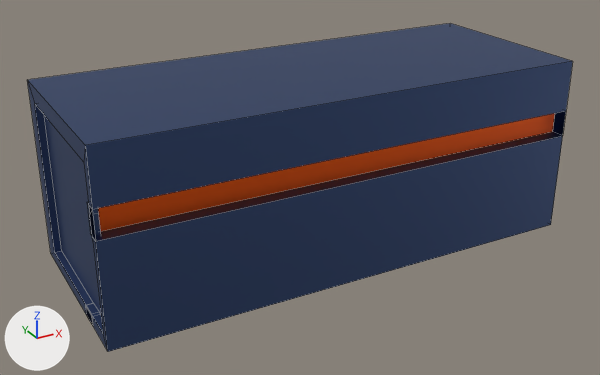
Two versions of the FBX model Stock Rising/Assets/Objects/Miniatures/6.fbx, one commit apart.
Rendered twice from a camera (50 mm lens) standing at (-69.1, -43.6, 22.1) and looking at (-44.8, 0.6, 0.0). Every picture has the same lights, and +X, +Y and +Z are marked at lower left. Mesh edges are drawn as thin lines. Where no turn or scale is listed for an object, it has been applied to the vertices.

The older version as bpy lines, for what is in view:
```python
mat_material = principled_material('Material')
mat_material.base_color = (0.0648, 0.107, 0.242)  # blue #485c87
mat_material.metallic = 0.949
me_cube_010 = bpy.data.meshes.new('Cube.010')
me_cube_010.from_pydata(...)  # 48 vertices, 34 faces; spans x -31.6..0.8, y 0.0..12.8, z -5.9..6.1
# faces by material slot: [32, 2]
me_cube_010.materials.append(mat_material)  # blue #485c87
me_cube_010.materials.append(mat_material_003)  # orange #ff671d
ob_cube_002 = bpy.data.objects.new('Cube.002', me_cube_010)
ob_cube_002.location = (-28.46, -5.46, 1.69)
```
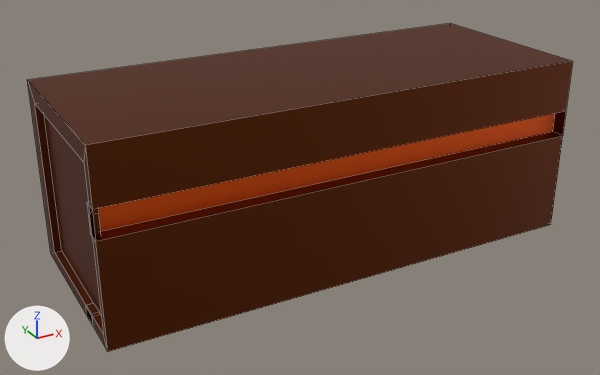
The newer file is also rescaled (x0.38), turned or shifted as a whole; pictures and numbers use the older file's frame.

The change in detail:
Material 'Material' (mat_material) changes colour from blue #485c87 to brown #703616; in linear values from (0.0648, 0.107, 0.242) to (0.161, 0.0368, 0.00826).

Location of each change, [x1, y1, x2, y2] in pixels of the pictures (600 x 375 px):
'Cube.002', recoloured (blue to brown)
    both: [27, 23, 573, 352]
